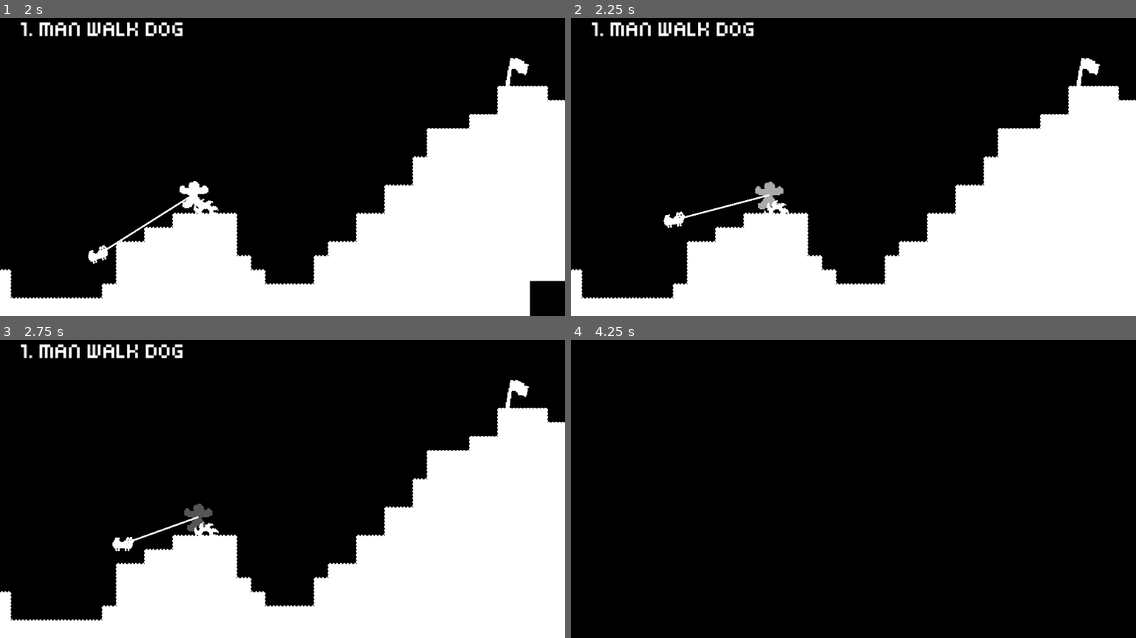
Above: before the commit, frames 1-4 (two rows, left to right).
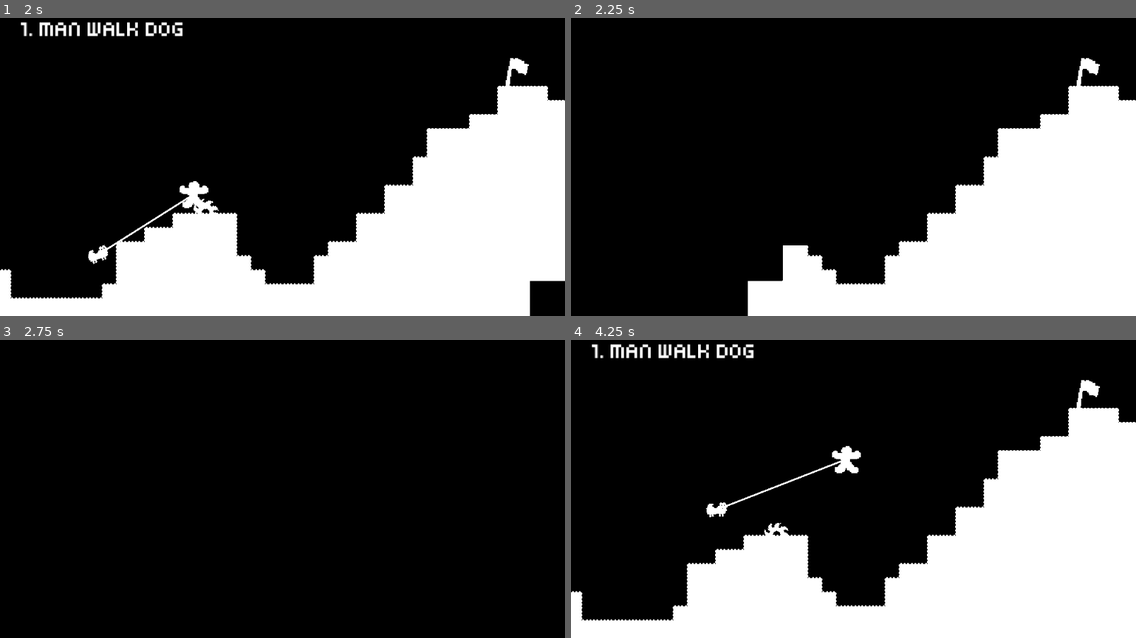
Above: after the commit, the same moments.

Repository: vanssnn/man-walk-dog
Game: Godot game, scene res://rooms/menu.tscn
Same seed, same stepped clock (60 frames per second), same inputs: the game is played once before the commit and once after it. Sound files missing from this copy of the repository are replaced by a short silence.
Inputs (mouse positions are in pixels of both pictures, inside the frame that each line leads up to):
- Up to frame 1 (2 s): tap Enter at 0.5 s; hold D (move_right) from 0.53 s (still down); click (282, 158) at 0.67 s; tap W (move_up) at 0.77, 1.52 s; tap Space at 1.25 s; move the mouse to (169, 172) at 1.27 s
- Up to frame 2 (2.25 s): move the mouse to (910, 86) at 2.02 s; release D (move_right) at 2.03 s; hold A (move_left) from 2.03 s (still down)
- Up to frame 3 (2.75 s): keep holding A (move_left)
- Up to frame 4 (4.25 s): move the mouse to (825, 542) at 2.77 s; release A (move_left) at 2.78 s; hold D (move_right) from 2.78 s (still down); click (825, 542) at 2.92 s; tap W (move_up) at 3.02, 3.77 s; move the mouse to (1023, 527) at 3.52 s

Frame 1 is identical in both runs. In frame 2, 7.8% of the frame differs, in the area x 0-42%, y 1-100%; in frame 3, 36%; in frame 4, 36%, in the area x 0-100%, y 1-100%.

Commit message:
Fix death condition so the another player object can death too

Diff:
--- a/components/health_component.gd
+++ b/components/health_component.gd
@@ -10,13 +10,13 @@
 	health = MAX_HEALTH
 
 func take_damage():
-	if is_dead: return
+	#if is_dead: return
 
 	health -= 1
 
 	if health <= 0:
 		is_dead = true
-		#reset_level()
+		reset_level()
 
-#func reset_level():
-	#SceneManager.change_scene(get_tree().current_scene.scene_file_path, { "pattern": "squares" })
+func reset_level():
+	SceneManager.change_scene(get_tree().current_scene.scene_file_path, { "pattern": "squares" })
--- a/components/platformer_component.gd
+++ b/components/platformer_component.gd
@@ -266,9 +266,8 @@
 	death_tween.finished.connect(_on_death_animation_finished)
 
 func _on_death_animation_finished() -> void:
-	# 3. Restart the current scene
 	print("Death animation completed! Restarting...")
-	SceneManager.change_scene(get_tree().current_scene.scene_file_path, { "pattern": "squares" })
+
 
 #func _on_death_animation_finished() -> void:
 	#print("Death animation completed!")
